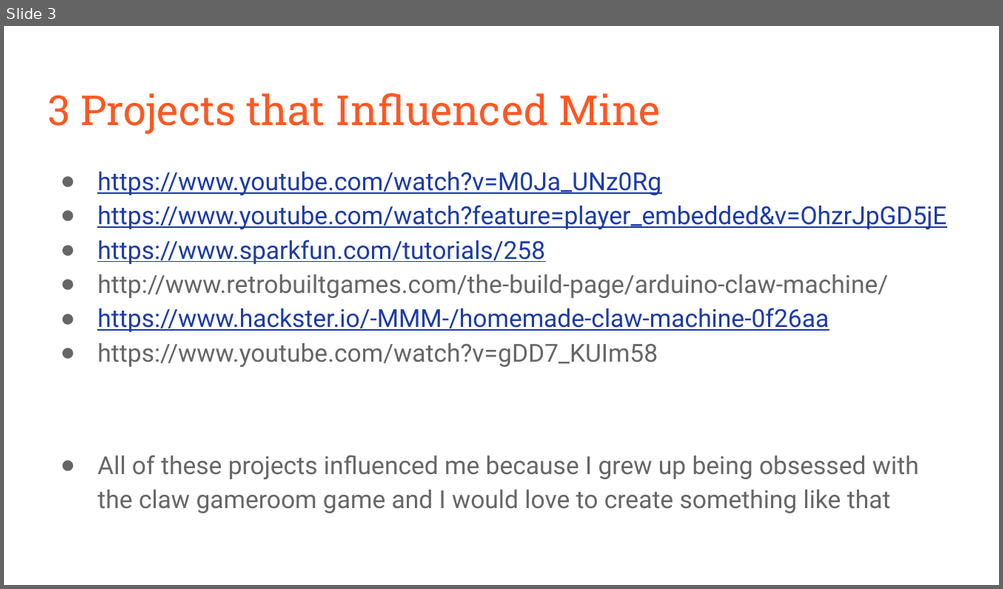
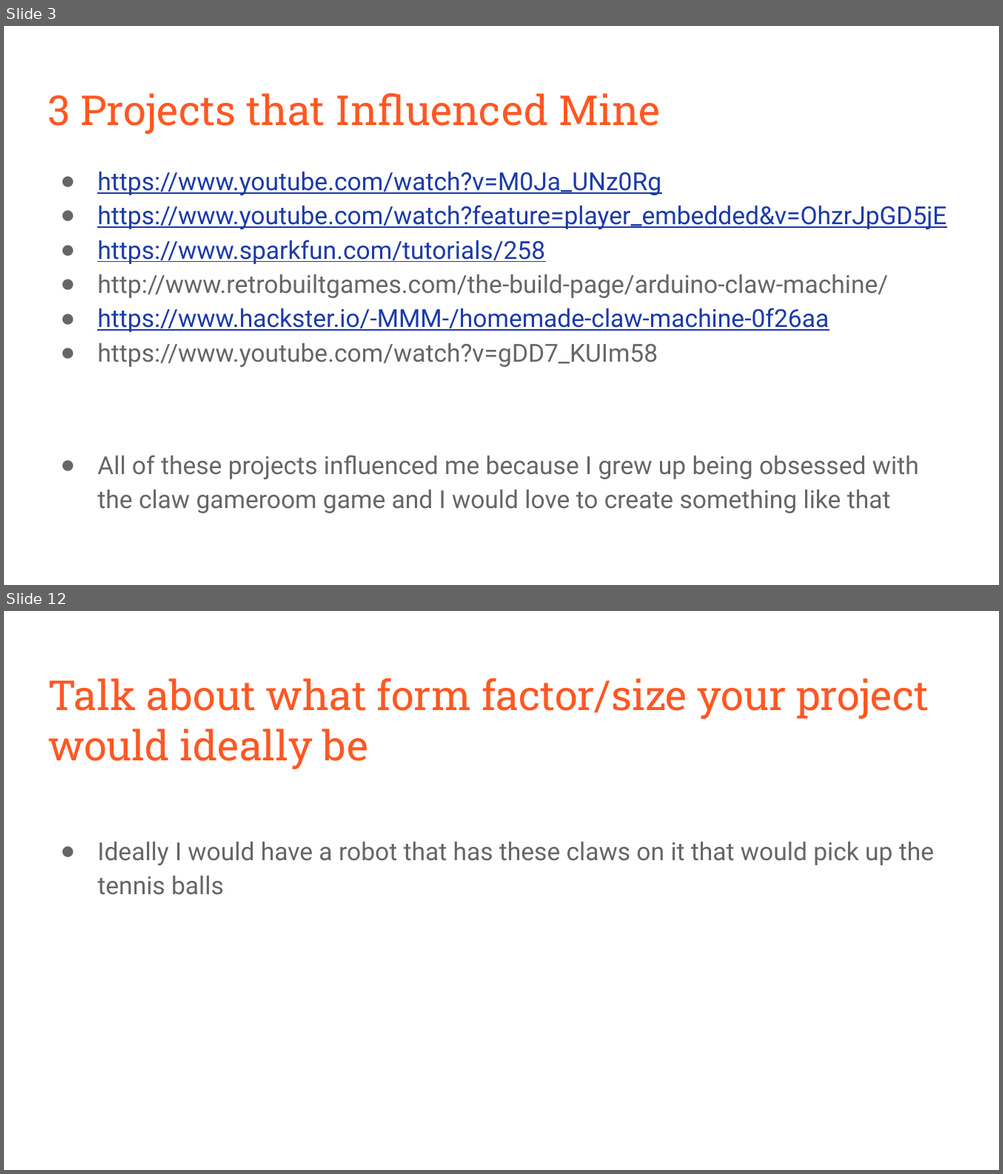
Before and after one commit to ashleycosette/CIM-542--Physical-Computing, a slide deck: Midterm/Midterm Physical Computing.pptx. Shown one above the other, each under a label of ours: slide 3 before the commit, slides 3 and 12 after it; the slides between them are not shown. The pictures are 1003x589 and 1003x1174 pixels, drawn with LibreOffice and Linux fonts; fonts in the diff are those of the drawing. Boxes give left, top, right and bottom in pixels: in the first picture for what was removed or moved away, otherwise in the second. Text is boxed around its words. In the diff, an @@ line names an element or a change of style, - is before the commit and + after.

```diff
--- a/Midterm/Midterm Physical Computing.pptx
+++ b/Midterm/Midterm Physical Computing.pptx
@@ slide 12 added at bbox=[4, 611, 999, 1170], background #FFFFFF @@
@@ title added at bbox=[48, 678, 928, 769], 30 pt, text #FF5722 @@
+Talk about what form factor/size your project would ideally be
@@ text added at bbox=[97, 842, 933, 895], 18 pt, text #666666 @@
+● Ideally I would have a robot that has these claws on it that would pick up the tennis balls
```
Also in this commit, not shown: 2 slides changed, 6 other slides added, 19 other files.
